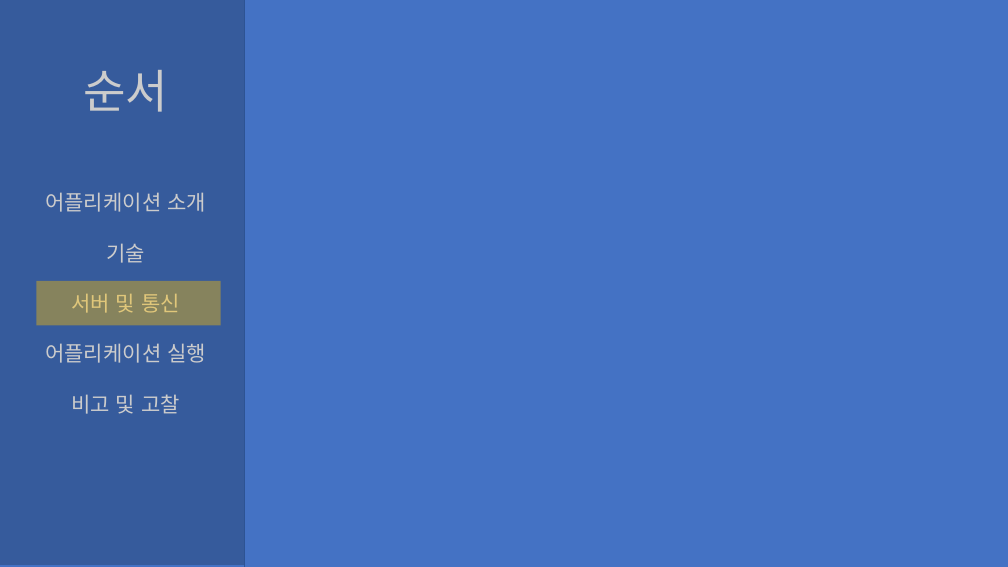
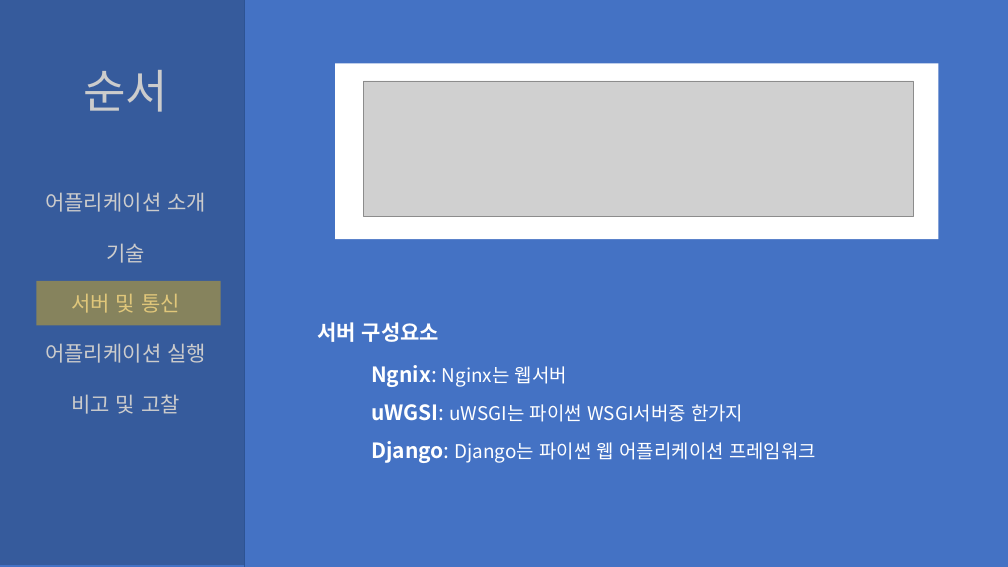
Before and after one commit to S-Hun/Open_Source_Group3, a slide deck: slide 6 of Report#07/오픈소스전문프로젝트 최종 결과 보고.pptx. Drawn at 1008x567 pixels with LibreOffice and Linux fonts; fonts in the diff are those of the drawing; grey boxes stand for pictures. Boxes give left, top, right and bottom in pixels: in the first picture for what was removed or moved away, otherwise in the second. Text is boxed around its words. In the diff, an @@ line names an element or a change of style, - is before the commit and + after.

```diff
--- a/Report#07/오픈소스전문프로젝트 최종 결과 보고.pptx
+++ b/Report#07/오픈소스전문프로젝트 최종 결과 보고.pptx
@@ rectangle added at (335,64,938,239), fill #FFFFFF @@
@@ picture added at (364,81,914,216) @@
@@ text added at (317,322,439,342), 20 pt, text #FFFFFF, bold @@
+서버 구성요소
@@ text added at (371,365,816,463), 18 pt, text #FFFFFF @@
+Ngnix: Nginx는 웹서버
+uWGSI: uWSGI는 파이썬 WSGI서버중 한가지
+Django: Django는 파이썬 웹 어플리케이션 프레임워크
```
Also in this commit, not shown: 2 other slides changed, 1 slide added, 2 other files.
